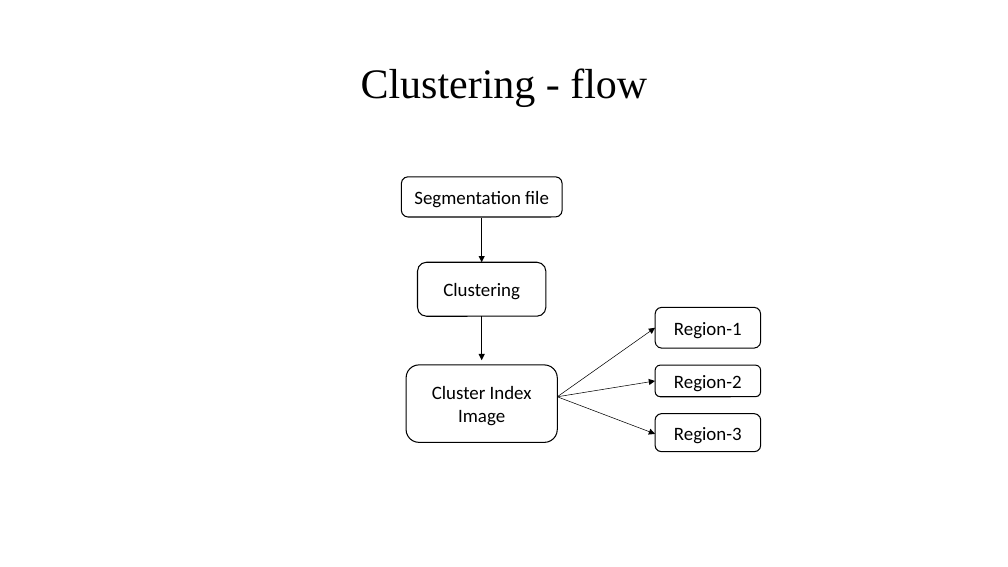
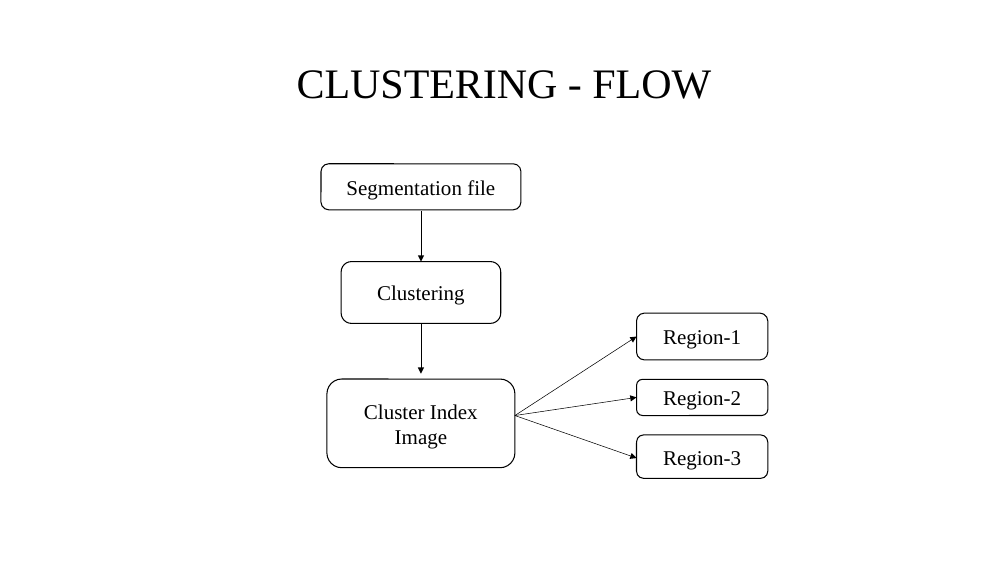
Before and after one commit to DhanalakshmiKandasamy/cfiles, a slide deck: slide 26 of PROJ8376.pptx (slide 20 before the commit). Drawn at 1008x567 pixels with LibreOffice and Linux fonts; fonts in the diff are those of the drawing. Boxes give left, top, right and bottom in pixels: in the first picture for what was removed or moved away, otherwise in the second. Text is boxed around its words. In the diff, an @@ line names an element or a change of style, - is before the commit and + after.

```diff
--- a/PROJ8376.pptx
+++ b/PROJ8376.pptx
@@ title at [297,70,711,99]: text changed @@
-Clustering - flow
+CLUSTERING - FLOW
@@ rounded rectangle "Segmentation file": place and size @@
-rounded rectangle "Segmentation file" at [402,177,563,217]
+rounded rectangle "Segmentation file" at [321,164,521,210]
@@ arrow moved from (482, 219) - (482, 262) to (421, 212) - (421, 262) @@
@@ rounded rectangle "Clustering": place and size @@
-rounded rectangle "Clustering" at [417,262,546,316]
+rounded rectangle "Clustering" at [341,262,501,324]
@@ arrow moved from (482, 316) - (482, 360) to (421, 324) - (421, 374) @@
@@ rounded rectangle "Region-1": place and size @@
-rounded rectangle "Region-1" at [656,307,761,348]
+rounded rectangle "Region-1" at [637,313,768,360]
@@ arrow moved from (557, 397) - (656, 328) to (515, 416) - (637, 337) @@
@@ size 18 to 20 pt, font Calibri to Times New Roman in 6 elements at [637,313,768,360], [637,380,768,416], [637,435,768,479], [341,262,501,324], [321,164,521,210], [327,379,515,467] @@
@@ rounded rectangle "Cluster Index Image": place and size @@
-rounded rectangle "Cluster Index Image" at [406,365,557,442]
+rounded rectangle "Cluster Index Image" at [327,379,515,467]
@@ rounded rectangle "Region-2": place and size @@
-rounded rectangle "Region-2" at [656,365,761,397]
+rounded rectangle "Region-2" at [637,380,768,416]
@@ arrow moved from (557, 397) - (656, 381) to (515, 416) - (637, 398) @@
@@ arrow moved from (557, 397) - (656, 434) to (515, 416) - (637, 458) @@
@@ rounded rectangle "Region-3": place and size @@
-rounded rectangle "Region-3" at [656,414,761,451]
+rounded rectangle "Region-3" at [637,435,768,479]
```
Also in this commit, not shown: 31 other slides changed, 2 slides added, 2 slides removed, 5 other files.
